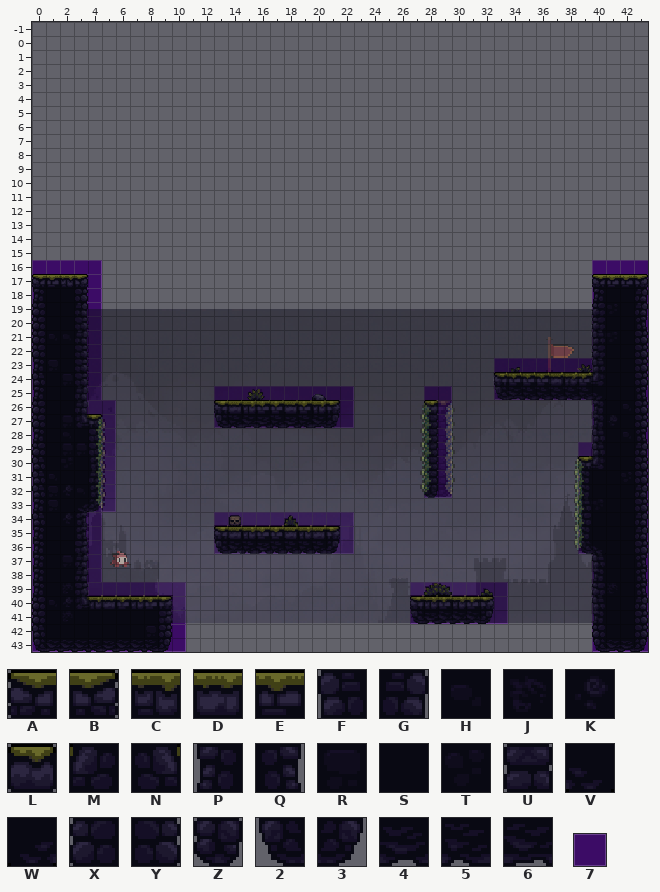
Tiled map, stored at Assets/_Game/Tiled/Maps/b1/Level_8.tmx. That is the earlier state.
Cells are 16x16 px. Shown: x 0..43, y -1..43.
Key: from "b1": A 0, B 0 flipped left-right, C 1, D 2, E 3, F 9, G 9 flipped left-right, H 10, J 11, K 12, L 13, M 14, N 14 flipped left-right, P 18, Q 18 flipped left-right, R 19, S 20, T 21, U 22, V 23, W 23 flipped left-right, X 27, Y 27 flipped left-right, Z 31, 2 36, 3 36 flipped left-right, 4 37, 5 38, 6 39; from "prototype": 7 0.
_ is an empty cell, # one hidden under a higher layer.
Layers that did not change in this view are not listed.
Layer "prototype" before, first column x 0:
-1 ____________________________________________
 0 ____________________________________________
 1 ____________________________________________
 2 ____________________________________________
 3 ____________________________________________
 4 ____________________________________________
 5 ____________________________________________
 6 ____________________________________________
 7 ____________________________________________
 8 ____________________________________________
 9 ____________________________________________
10 ____________________________________________
11 ____________________________________________
12 ____________________________________________
13 ____________________________________________
14 ____________________________________________
15 ____________________________________________
16 ____________________________________________
17 7##7____________________________________7##7
18 7##7____________________________________7##7
19 7##7____________________________________7##7
20 7##7____________________________________7##7
21 7##7____________________________________7##7
22 7##7____________________________________7##7
23 7##7____________________________________7##7
24 7##7_____________________________7#########7
25 7##7_____________________________7777777###7
26 7##7_________7#######7______7___________7##7
27 7###7________777777777______7___________7##7
28 7###7_______________________7___________7##7
29 7###7_______________________7___________7##7
30 7###7_______________________7__________7###7
31 7###7_______________________7__________7###7
32 7###7_______________________7__________7###7
33 7###7__________________________________7###7
34 7##7___________________________________7###7
35 7##7_________7#######7_________________7###7
36 7##7_________777777777_________________7###7
37 7##7____________________________________7##7
38 7##7____________________________________7##7
39 7##7____________________________________7##7
Layer "terrain" before, first column x 0:
-1 ____________________________________________
 0 ____________________________________________
 1 ____________________________________________
 2 ____________________________________________
 3 ____________________________________________
 4 ____________________________________________
 5 ____________________________________________
 6 ____________________________________________
 7 ____________________________________________
 8 ____________________________________________
 9 ____________________________________________
10 ____________________________________________
11 ____________________________________________
12 ____________________________________________
13 ____________________________________________
14 ____________________________________________
15 ____________________________________________
16 ____________________________________________
17 AECB____________________________________AEEB
18 PSSY____________________________________PSSG
19 XSSG____________________________________XTSG
20 XSSY____________________________________XSSQ
21 XHHG____________________________________FTSY
22 XSSY____________________________________XSSY
23 PRSY____________________________________FSSY
24 FSRY_____________________________AEEEDCEMSSY
25 PSSG_____________________________2655555VSSQ
26 XSSG_________ADCEEDECB______L___________PSHY
27 XSRNB________256454563______U___________PKSY
28 PSHSY_______________________U___________FSHQ
29 XSRRY_______________________U___________FSSG
30 FSTSQ_______________________U__________AMSSY
31 FHSSG_______________________U__________PSSTY
32 FRKHQ_______________________Z__________PSSSG
33 PRSW3__________________________________FTSSY
34 FSKQ___________________________________XSSSG
35 PSSQ_________ADCEEDCDB_________________PSSSG
36 PSSY_________265455553_________________2VSSY
37 PSRG____________________________________FSSQ
38 PSSG____________________________________PSSQ
39 PSJY____________________________________XJSQ
Once edited:
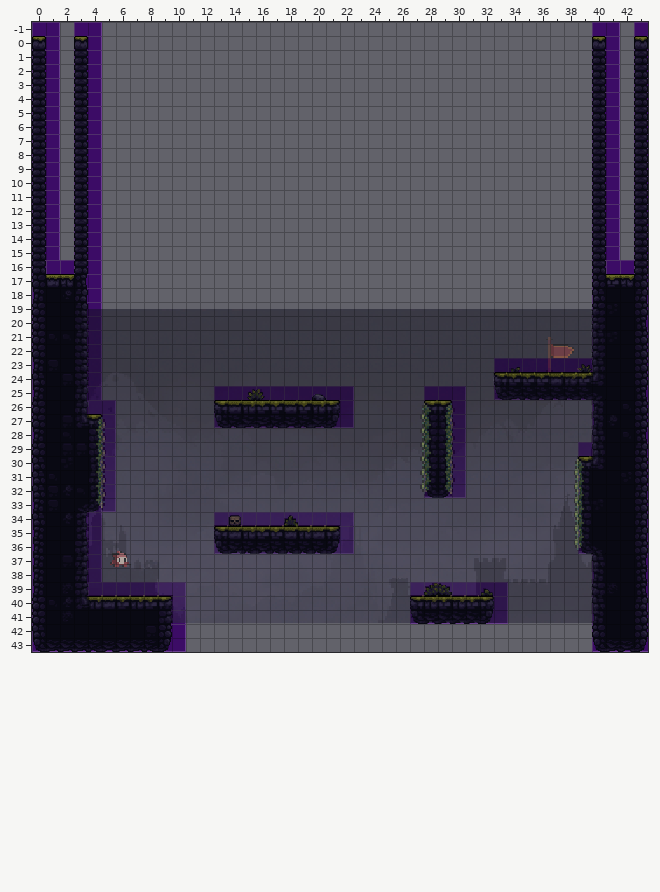
Changes in this commit:
Layer "prototype":
y 0..16: x 0 _ -> 7; x 3 _ -> 7; x 40 _ -> 7; x 43 _ -> 7
y 26..32: x 29 _ -> 7
Layer "terrain":
y 0: x 0 _ -> L; x 3 _ -> L; x 40 _ -> L; x 43 _ -> L
y 1..16: x 0 _ -> U; x 3 _ -> U; x 40 _ -> U; x 43 _ -> U
y 17: x 0..1 AE -> XD; x 3 B -> Q; x 40 A -> X; x 42..43 EB -> CY
y 18: x 2..3 SY -> KG; x 40 P -> F
y 19: x 43 G -> Y
y 26: x 28..29 L_ -> AB
y 27: x 28..29 U_ -> XQ
y 28: x 28..29 U_ -> XY
y 29: x 28..29 U_ -> FY
y 30: x 28..29 U_ -> XQ
y 31: x 28..29 U_ -> PQ
y 32: x 28..29 Z_ -> 23
